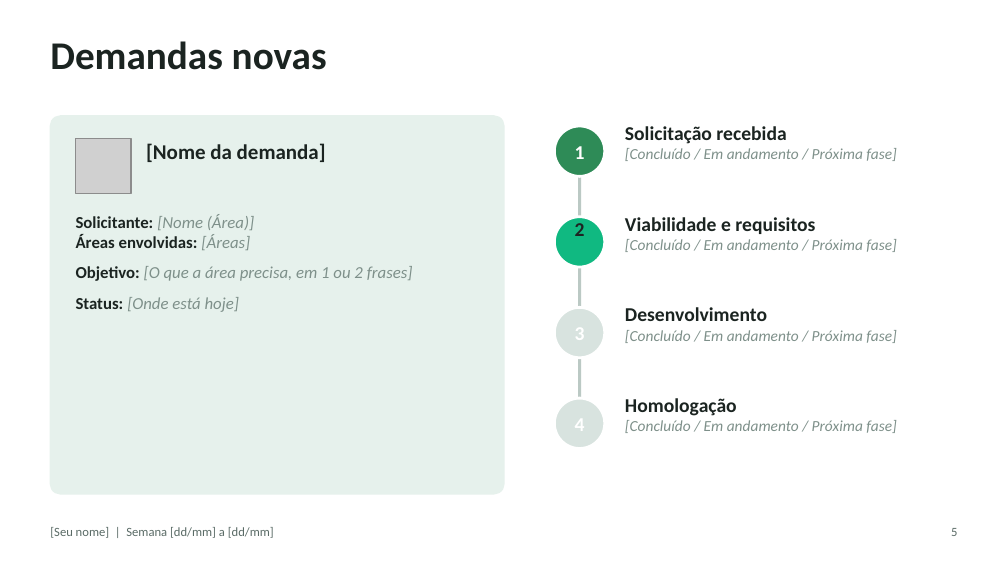
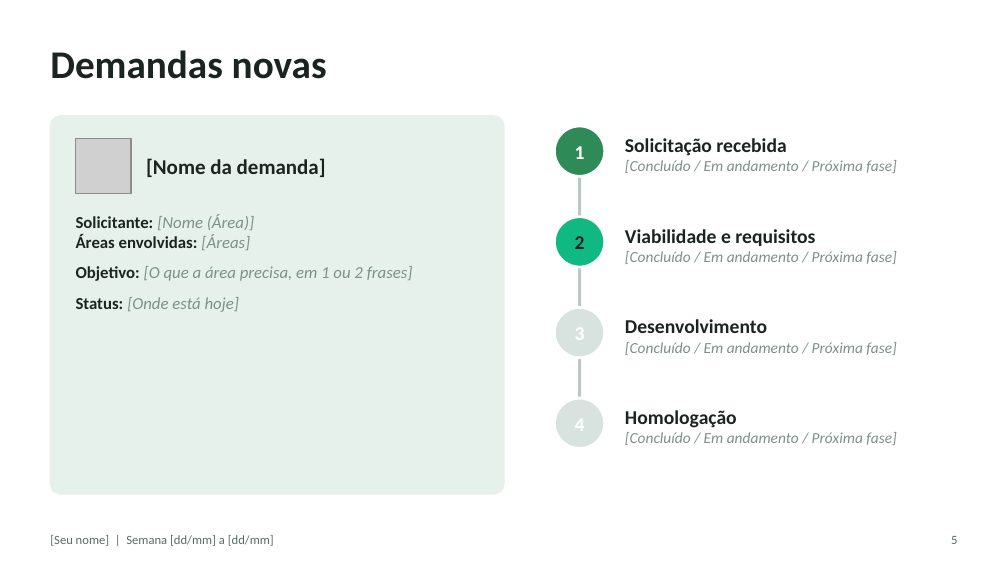
Before and after one commit to dtdias/status-board, a slide deck: slide 8 of design/template-variations/graphite-emerald.pptx. Drawn at 1008x567 pixels with LibreOffice and Linux fonts; fonts in the diff are those of the drawing; grey boxes stand for pictures. Boxes give left, top, right and bottom in pixels: in the first picture for what was removed or moved away, otherwise in the second. Text is boxed around its words. In the diff, an @@ line names an element or a change of style, - is before the commit and + after.

Commit message:
fix(design): regenerate template variations by patching XML so numbers stay aligned
DeckCraft format.color changed the text anchor of recoloured text, pushing the numbers in the 'Demandas novas' circles (and step titles) off-centre. Variations are now built by patching srgbClr values, fonts and icon PNGs in the base package; layout XML is verified identical to the base. Terracotta uses Cambria instead of Georgia to avoid old-style figures dropping below the baseline. Adds the build and contact-sheet scripts.

```diff
--- a/design/template-variations/graphite-emerald.pptx
+++ b/design/template-variations/graphite-emerald.pptx
@@ text "Demandas novas": place and size @@
-text "Demandas novas" at bbox=[50, 41, 327, 70]
+text "Demandas novas" at bbox=[50, 50, 327, 79]
@@ text "[Nome da demanda]": place and size @@
-text "[Nome da demanda]" at bbox=[146, 143, 326, 162]
+text "[Nome da demanda]" at bbox=[146, 158, 326, 177]
@@ text "Solicitação recebida": place and size @@
-text "Solicitação recebida" at bbox=[625, 126, 897, 161]
+text "Solicitação recebida" at bbox=[625, 138, 897, 173]
@@ text "2": place and size @@
-text "2" at bbox=[575, 223, 585, 236]
+text "2" at bbox=[575, 236, 585, 249]
@@ text "Viabilidade e requisitos": place and size @@
-text "Viabilidade e requisitos" at bbox=[625, 217, 897, 252]
+text "Viabilidade e requisitos" at bbox=[625, 229, 897, 264]
@@ text "Desenvolvimento": place and size @@
-text "Desenvolvimento" at bbox=[625, 307, 897, 343]
+text "Desenvolvimento" at bbox=[625, 319, 897, 355]
@@ text "Homologação": place and size @@
-text "Homologação" at bbox=[625, 398, 897, 433]
+text "Homologação" at bbox=[625, 410, 897, 445]
@@ text "[Seu nome] | Semana [dd/mm] ...": place and size @@
-text "[Seu nome] | Semana [dd/mm] ..." at bbox=[50, 527, 274, 538]
+text "[Seu nome] | Semana [dd/mm] ..." at bbox=[50, 535, 274, 546]
@@ text "5": place and size @@
-text "5" at bbox=[951, 528, 957, 536]
+text "5" at bbox=[951, 536, 957, 544]
```
Also in this commit, not shown: 9 other slides changed, 11 other files.
